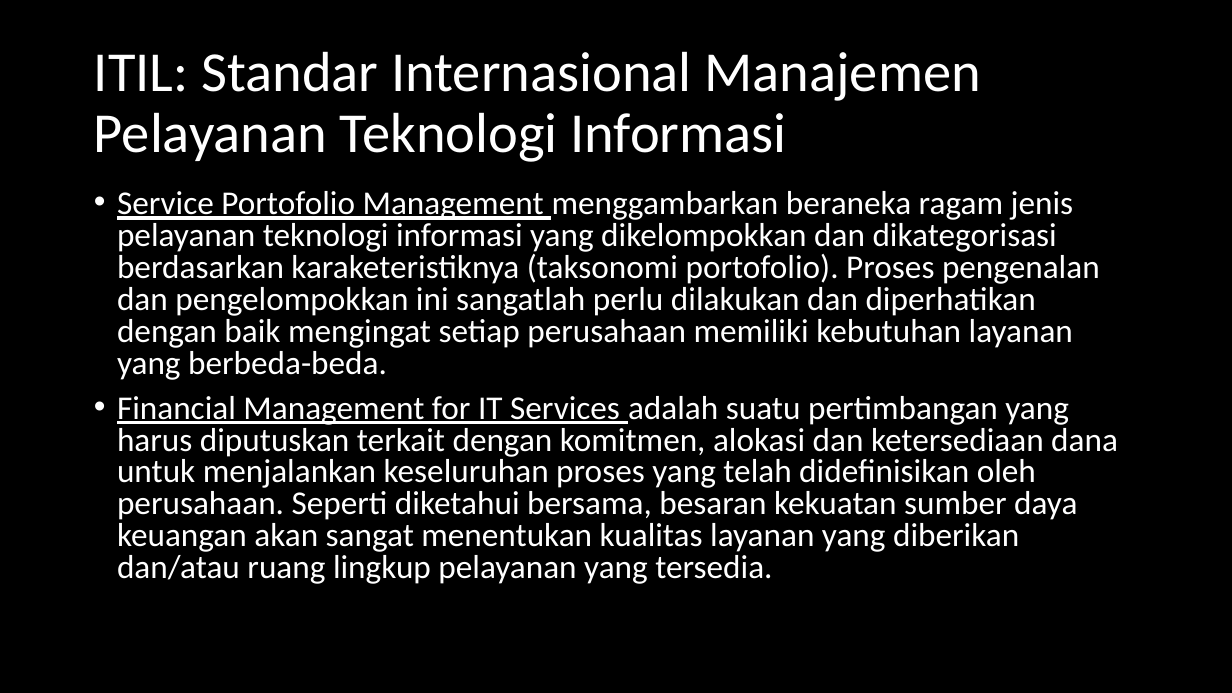
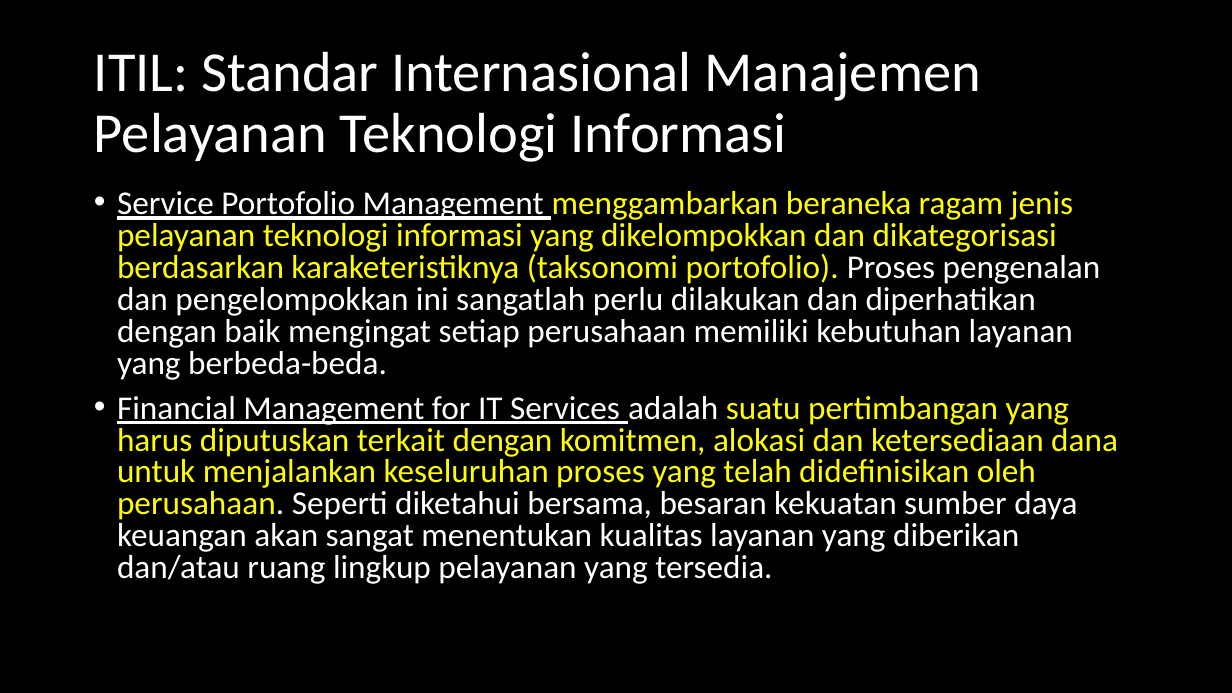
Before and after one commit to soffanderson/materi-pppk, a slide deck: slide 3 of Konsep Dasar Layanan IT/Slide-IST501-Manajemen-Pelayanan-Teknologi-Informasi-ITIL-Services-to-SOP(1).pptx. Drawn at 1232x693 pixels with LibreOffice and Linux fonts; fonts in the diff are those of the drawing. Boxes give left, top, right and bottom in pixels: in the first picture for what was removed or moved away, otherwise in the second. Text is boxed around its words. In the diff, an @@ line names an element or a change of style, - is before the commit and + after.

```diff
--- a/Konsep Dasar Layanan IT/Slide-IST501-Manajemen-Pelayanan-Teknologi-Informasi-ITIL-Services-to-SOP(1).pptx
+++ b/Konsep Dasar Layanan IT/Slide-IST501-Manajemen-Pelayanan-Teknologi-Informasi-ITIL-Services-to-SOP(1).pptx
@@ text "Service Portofolio Management menggambarkan beraneka ..." at bbox=[117, 191, 1118, 584]: text colour #FFFFFF to #FFFF00 in "menggambarkan beraneka ragam jenis pelayanan teknologi infor ...", "suatu pertimbangan yang harus diputuskan terkait dengan ..." @@
```
Also in this commit, not shown: 8 other slides changed, 20 other files.
